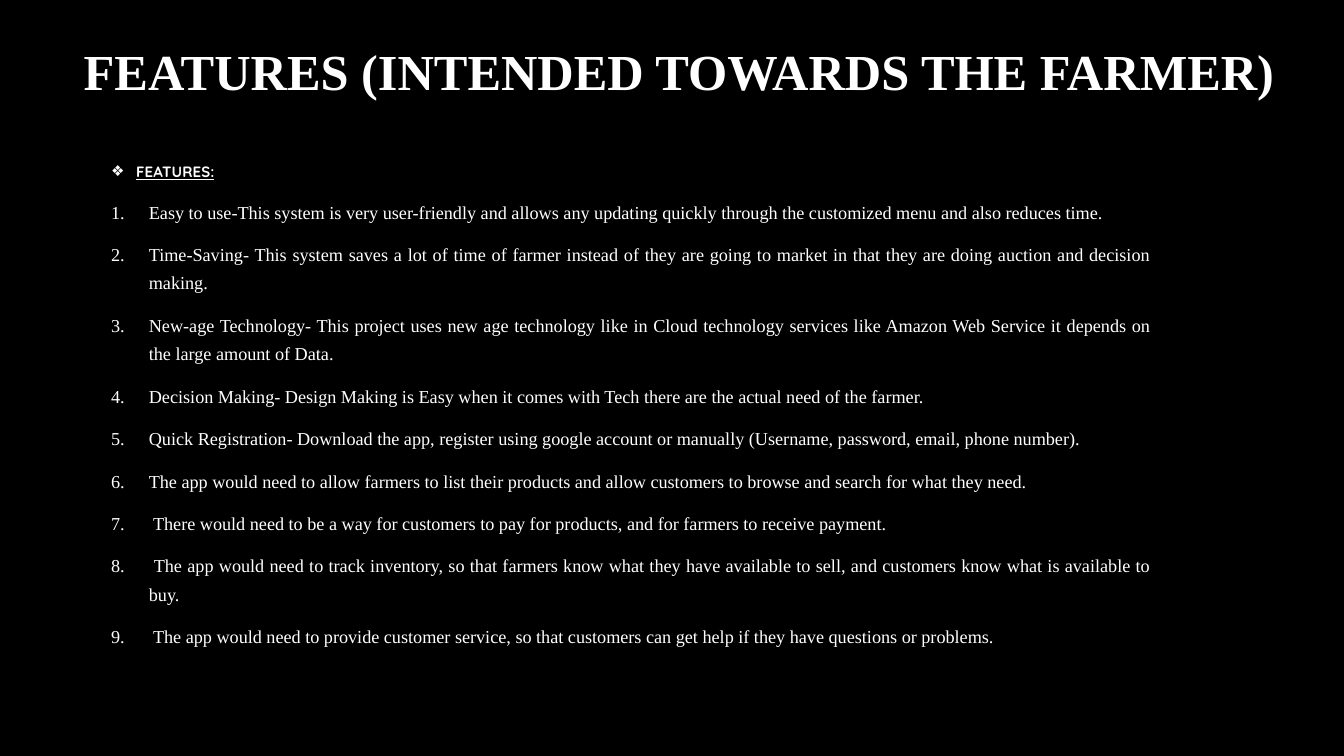
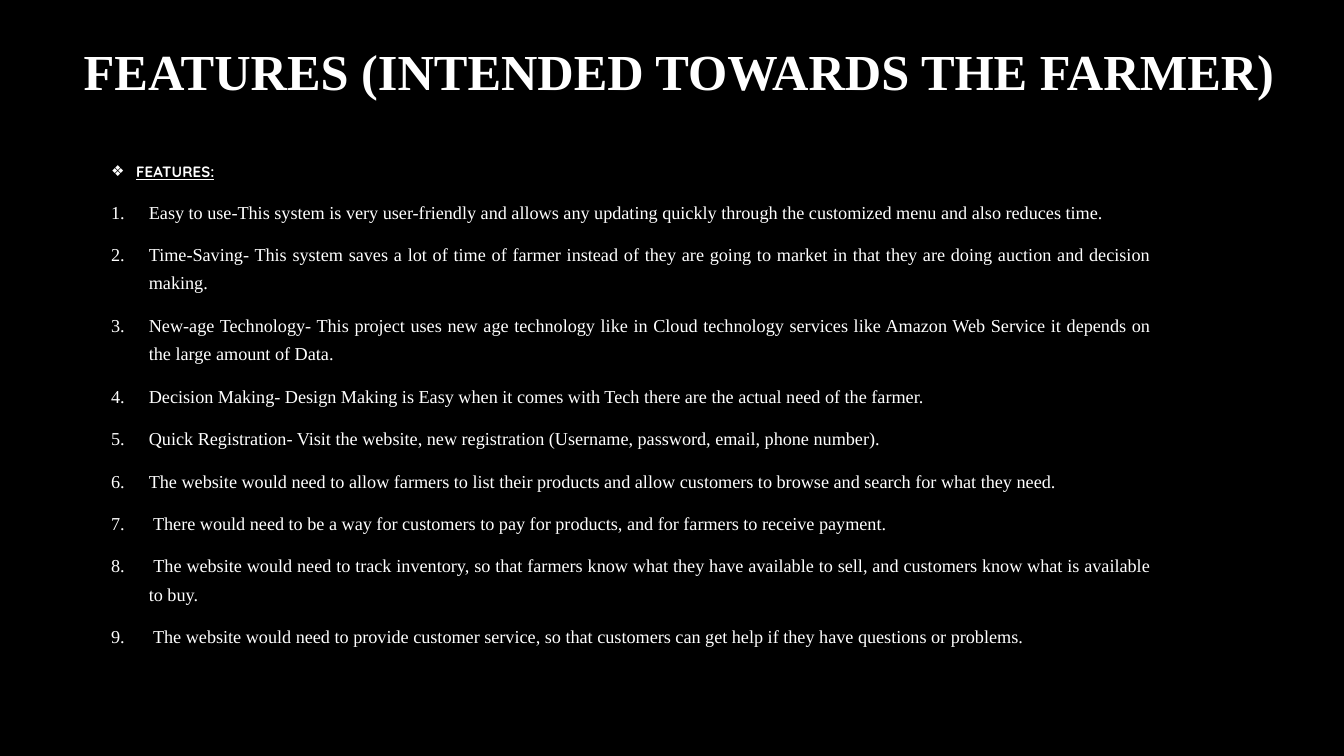
Before and after one commit to SAURABH8974/AGriPoject, a slide deck: slide 6 of ANDROID APP TO CONNECT FARMER TO CUSTOMERS.pptx. Drawn at 1344x756 pixels with LibreOffice and Linux fonts; fonts in the diff are those of the drawing; background and template pictures are left out. Boxes give left, top, right and bottom in pixels: in the first picture for what was removed or moved away, otherwise in the second. Text is boxed around its words. In the diff, an @@ line names an element or a change of style, - is before the commit and + after.

```diff
--- a/ANDROID APP TO CONNECT FARMER TO CUSTOMERS.pptx
+++ b/ANDROID APP TO CONNECT FARMER TO CUSTOMERS.pptx
@@ text at (x1=149, y1=432, x2=1056, y2=492): text changed @@
-5. Quick Registration- Download the app, register using google account or manually (Username, password, email, phone number).
-6. The app would need to allow farmers to list their products and allow customers to browse and search for what they need.
+5. Quick Registration- Visit the website, new registration (Username, password, email, phone number).
+6. The website would need to allow farmers to list their products and allow customers to browse and search for what they need.
@@ text at (x1=149, y1=559, x2=1150, y2=647): text changed @@
-8. The app would need to track inventory, so that farmers know what they have available to sell, and customers know what is available to buy.
-9. The app would need to provide customer service, so that customers can get help if they have questions or problems.
+8. The website would need to track inventory, so that farmers know what they have available to sell, and customers know what is available to buy.
+9. The website would need to provide customer service, so that customers can get help if they have questions or problems.
```
Also in this commit, not shown: 6 other slides changed.
